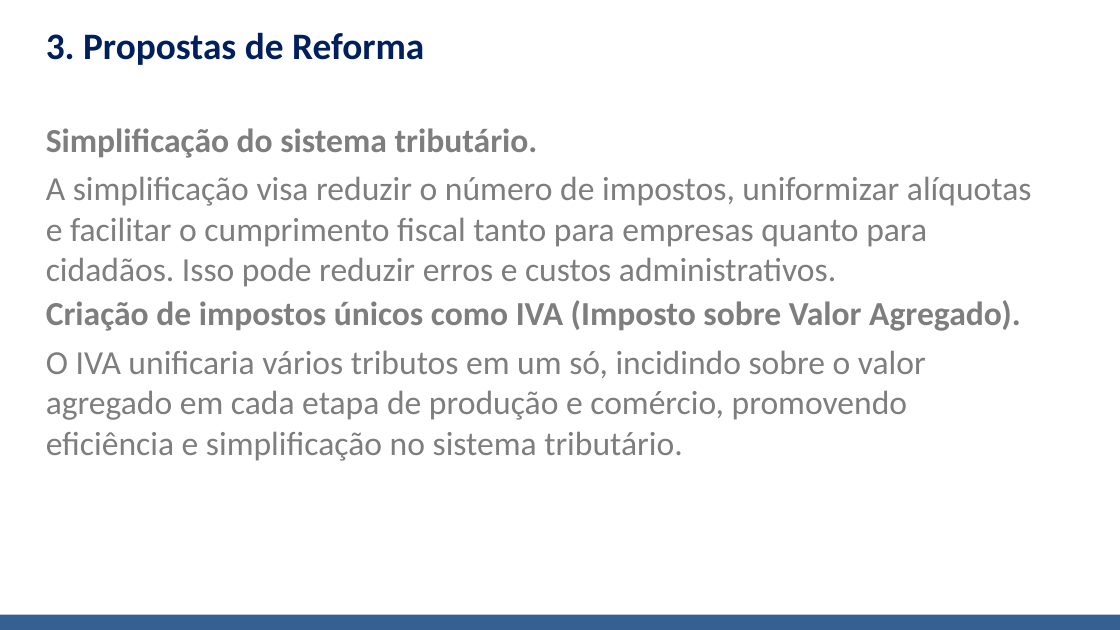
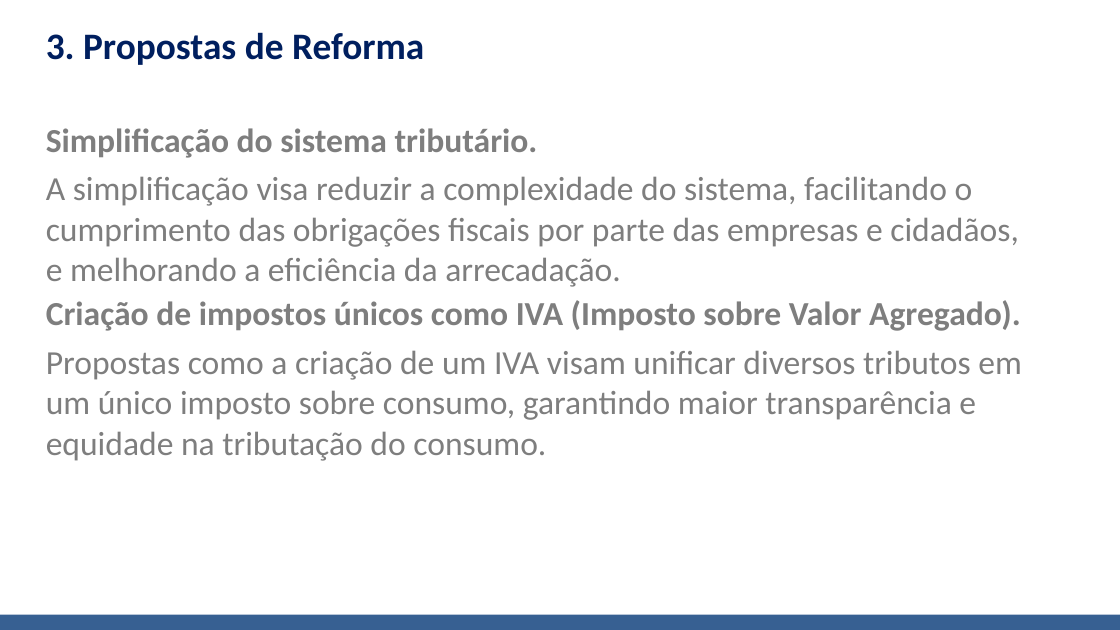
Before and after one commit to Arthur5252/apresentacao_ia, a slide deck: slide 4 of apresentacao.pptx. Drawn at 1120x630 pixels with LibreOffice and Linux fonts; fonts in the diff are those of the drawing; background and template pictures are left out. Boxes give left, top, right and bottom in pixels: in the first picture for what was removed or moved away, otherwise in the second. Text is boxed around its words. In the diff, an @@ line names an element or a change of style, - is before the commit and + after.

```diff
--- a/apresentacao.pptx
+++ b/apresentacao.pptx
@@ text at [46, 176, 1019, 287]: text changed @@
-A simplificação visa reduzir o número de impostos, uniformizar alíquotas e facilitar o cumprimento fiscal tanto para empresas quanto para cidadãos. Isso pode reduzir erros e custos administrativos.
+A simplificação visa reduzir a complexidade do sistema, facilitando o cumprimento das obrigações fiscais por parte das empresas e cidadãos, e melhorando a eficiência da arrecadação.
@@ text at [46, 350, 1022, 461]: text changed @@
-O IVA unificaria vários tributos em um só, incidindo sobre o valor agregado em cada etapa de produção e comércio, promovendo eficiência e simplificação no sistema tributário.
+Propostas como a criação de um IVA visam unificar diversos tributos em um único imposto sobre consumo, garantindo maior transparência e equidade na tributação do consumo.
```
Also in this commit, not shown: 9 other slides changed, 5 other files.
